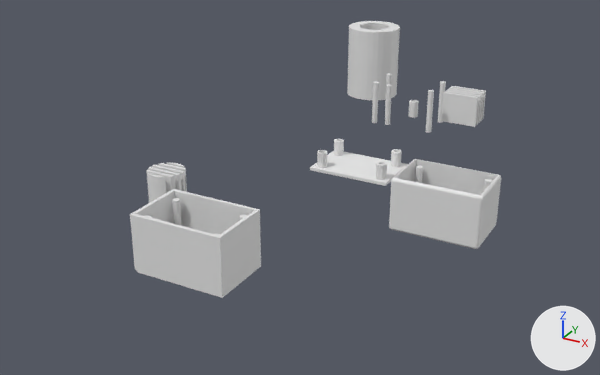
An edit to the Blender file czujnik/podelkoczujnik.blend, drawn before and after from the same camera.
The view is the same before and after, from a camera (50 mm lens) standing at (158.0, -348.0, 151.0) and looking at (-12.0, -38.0, -3.0). The axes (+X, +Y, +Z) are drawn at lower right. The lights are the same throughout.
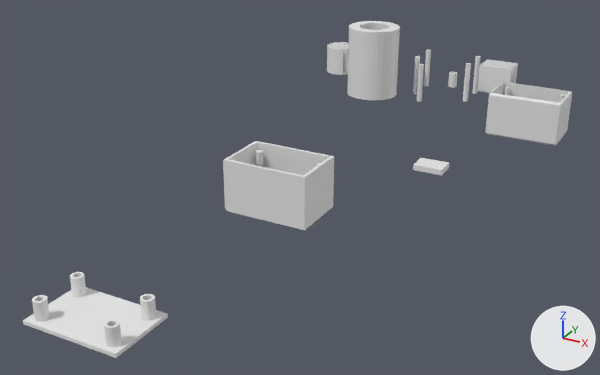
Where the change shows, as pixel boxes (x1, y1, x2, y2) in the pictures (600 x 375 px):
'Cube.004', moved: before (130, 189, 261, 298); after (223, 141, 334, 230)
'Cube.001', moved: before (389, 159, 501, 249); after (485, 82, 572, 146)
'Cube', moved: before (310, 139, 408, 186); after (23, 272, 168, 358)
'Cube.003', moved: before (441, 86, 486, 127); after (477, 59, 518, 93)
'Cube.002', moved: before (147, 162, 187, 203); after (327, 42, 349, 75)
'Cylinder.001', moved: before (372, 73, 446, 133); after (413, 50, 481, 102)
'Cube.005', added: after (413, 158, 449, 175)
'Cylinder.000', moved: before (385, 84, 392, 125); after (417, 64, 424, 102)
'Cylinder.005', moved: before (408, 100, 419, 118); after (448, 72, 457, 88)

Patch to the scene script:
```diff
--- a/czujnik/podelkoczujnik.blend.py
+++ b/czujnik/podelkoczujnik.blend.py
@@ me_cube_005 @@
+me_cube_005.from_pydata(...)  # a box spanning x -7.0..7.0, y -3.3..7.0, z 4.4..7.0
@@ ob_cube_003 @@
 ob_cube_003 = bpy.data.objects.new('Cube.003', me_cube_004)
-ob_cube_003.location = (26.6, 72.8, 11.2)
+ob_cube_003.location = (26.6, 135.7, 11.2)
@@ ob_cylinder_000 @@
 ob_cylinder_000 = bpy.data.objects.new('Cylinder.000', me_cylinder_000)
-ob_cylinder_000.location = (-7.4, 68.6, -2.9)
+ob_cylinder_000.location = (-7.4, 117.1, -2.9)
 ob_cylinder_000.scale = (0.6, 0.6, 1.0)
@@ ob_cylinder_005 @@
 ob_cylinder_005 = bpy.data.objects.new('Cylinder.005', me_cylinder_006)
-ob_cylinder_005.location = (-19.3, 47.1, 6.3)
+ob_cylinder_005.location = (-19.3, 110.6, 6.3)
@@ ob_cube_002 @@
 ob_cube_002 = bpy.data.objects.new('Cube.002', me_cube_003)
-ob_cube_002.location = (-72.1, -120.6, 0.0)
+ob_cube_002.location = (-72.1, 57.7, 18.0)
@@ ob_cylinder_001 @@
 ob_cylinder_001 = bpy.data.objects.new('Cylinder.001', me_cylinder_002)
-ob_cylinder_001.location = (-10.6, 76.0, 1.0)
+ob_cylinder_001.location = (-10.6, 137.0, 1.0)
 ob_cylinder_001.scale = (0.6, 0.6, 1.0)
@@ ob_cube_001 @@
 ob_cube_001 = bpy.data.objects.new('Cube.001', me_cube_002)
-ob_cube_001.location = (54.6, -30.0, 0.0)
+ob_cube_001.location = (54.6, 108.7, 0.0)
@@ ob_cube @@
 ob_cube = bpy.data.objects.new('Cube', me_cube)
-ob_cube.location = (0.0, 0.0, 0.0)
+ob_cube.location = (-20.5, -168.1, 0.0)
@@ ob_cube_004 @@
 ob_cube_004 = bpy.data.objects.new('Cube.004', me_cube_001)
-ob_cube_004.location = (-16.7, -117.5, 0.9)
+ob_cube_004.location = (-16.7, -54.7, 0.9)
@@ ob_cube_005 @@
+ob_cube_005 = bpy.data.objects.new('Cube.005', me_cube_005)
+ob_cube_005.location = (38.4, -5.4, -0.9)
```
